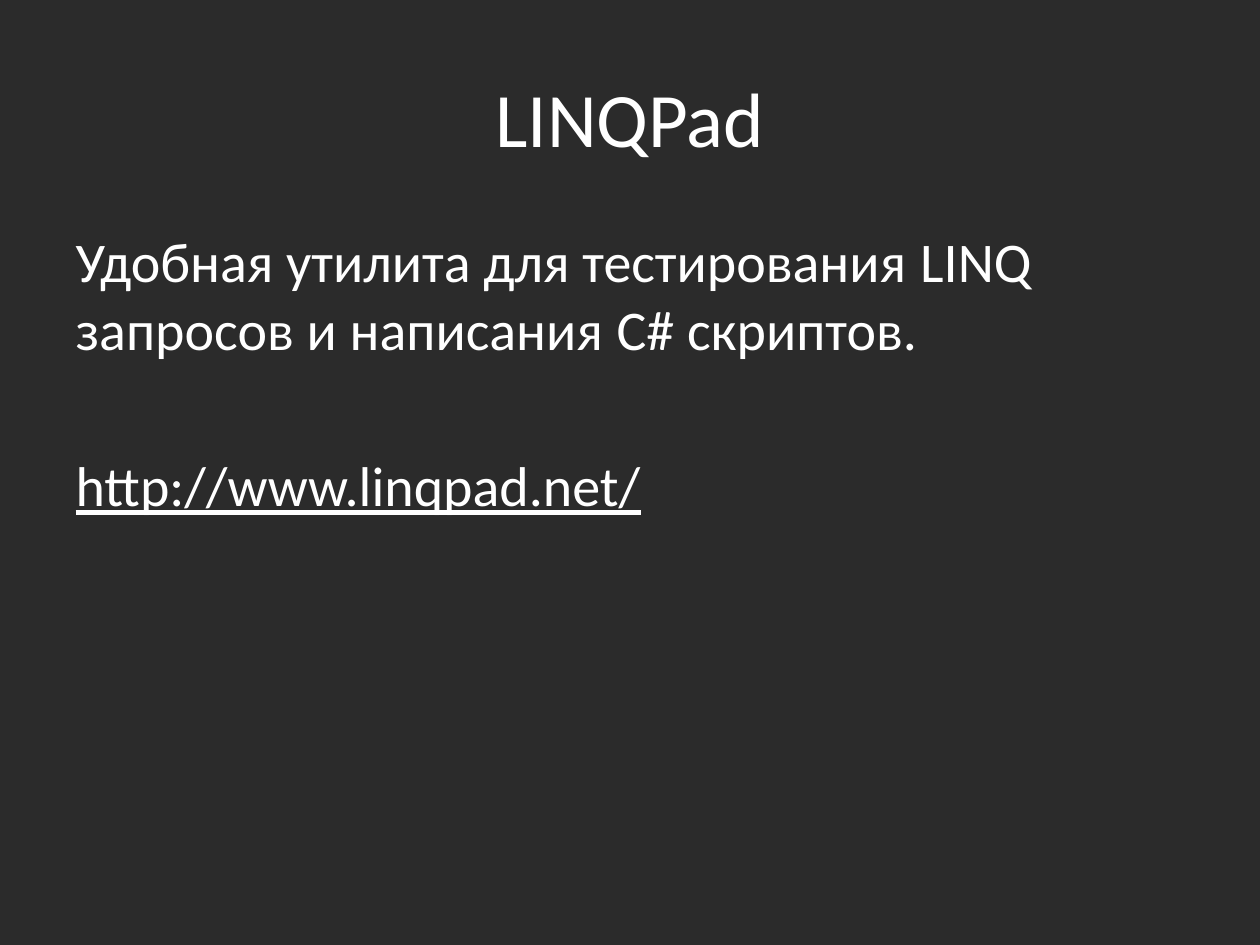
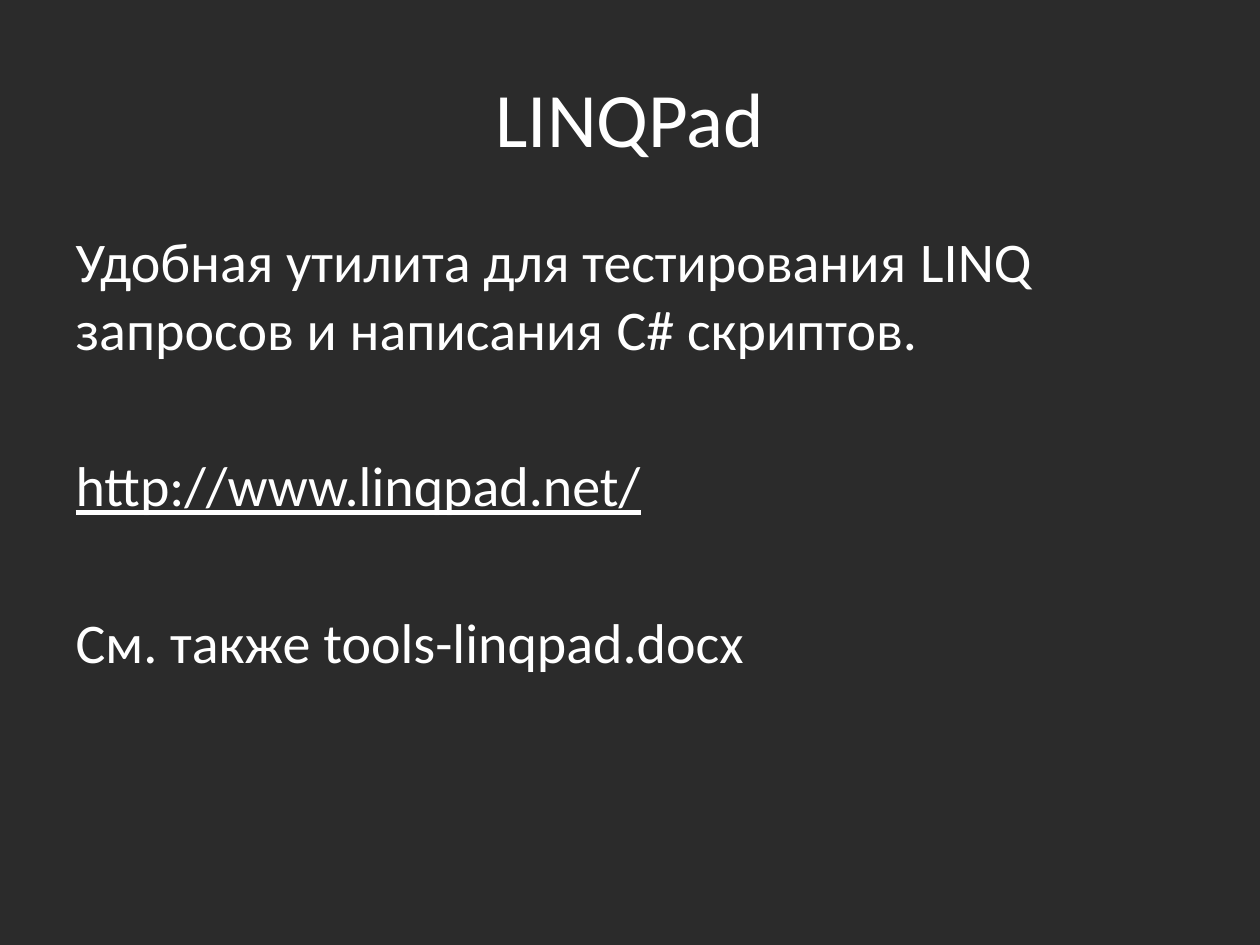
Before and after one commit to bazile/Training, a slide deck: slide 4 of Presentation/lesson-11-linq.pptx. Drawn at 1260x945 pixels with LibreOffice and Linux fonts; fonts in the diff are those of the drawing; background and template pictures are left out; a plain dark background stands for a picture behind light text. Boxes give left, top, right and bottom in pixels: in the first picture for what was removed or moved away, otherwise in the second. Text is boxed around its words. In the diff, an @@ line names an element or a change of style, - is before the commit and + after.

Commit message:
Renamed LINQPad introduction

```diff
--- a/Presentation/lesson-11-linq.pptx
+++ b/Presentation/lesson-11-linq.pptx
@@ text at (76, 624, 743, 672): paragraph added @@
+См. также tools-linqpad.docx
```
Also in this commit, not shown: 1 other file.
